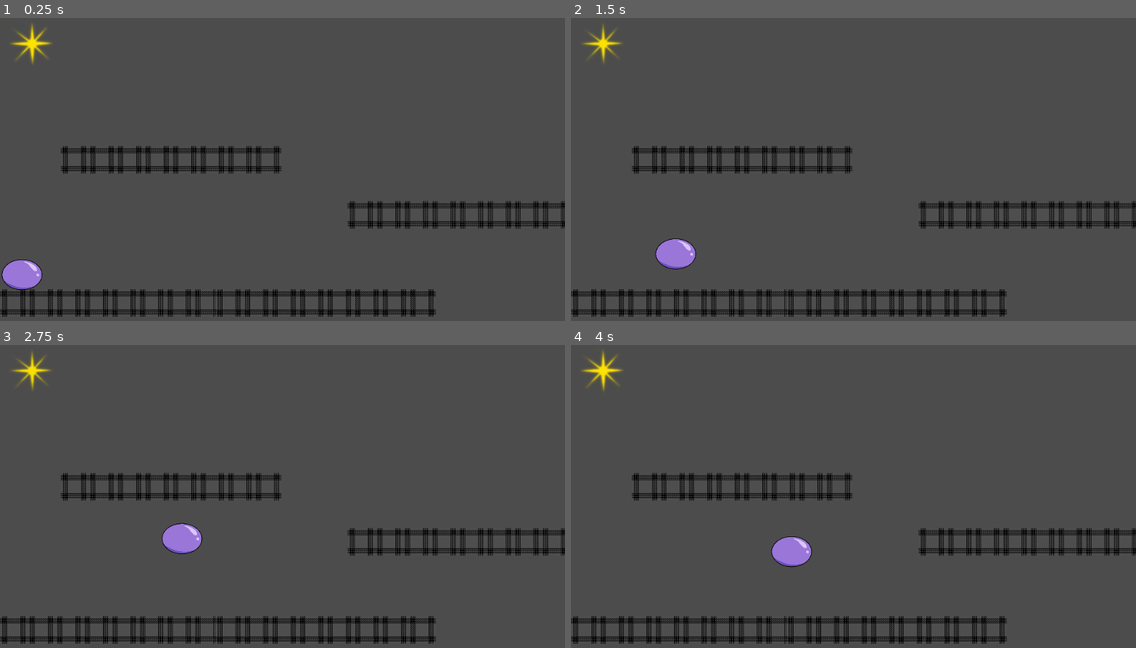
Above: before the commit, frames 1-4 (two rows, left to right).
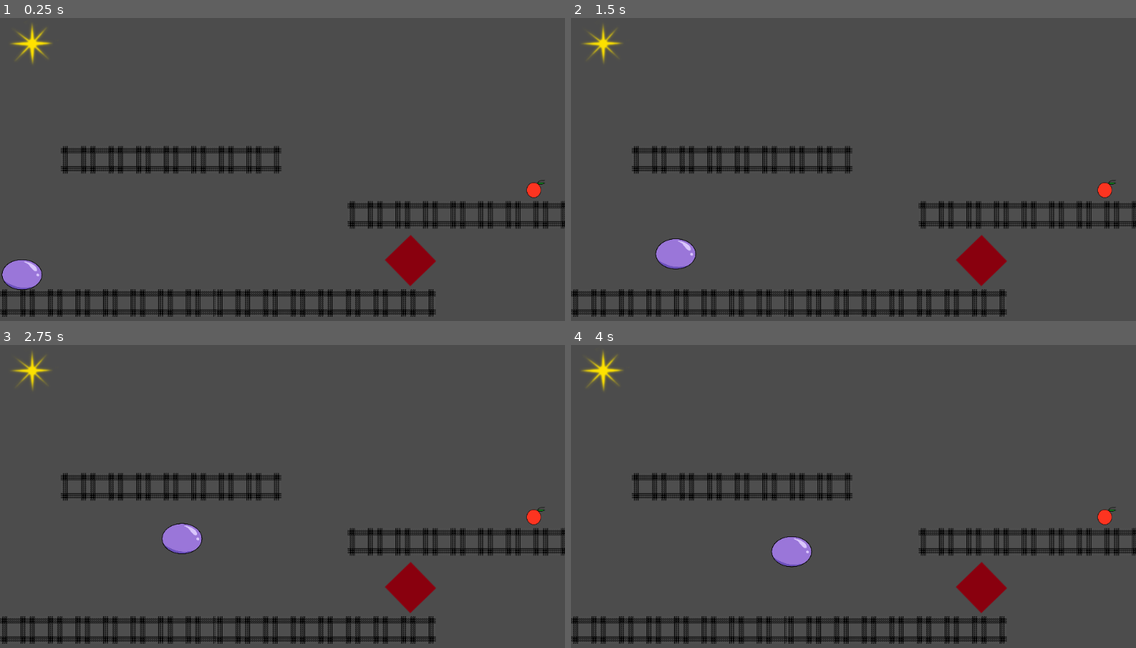
Above: after the commit, the same moments.

Repository: MarEf/SmallGameProject
Game: Godot game, scene res://Sandbox.tscn
The game is run twice, just before and just after one commit, with the same random seed, the same clock (stepped at 60 frames per second) and the same inputs. The project has no main scene, so this scene is started directly.
Inputs:
- Up to frame 1 (0.25 s): no input
- Up to frame 2 (1.5 s): hold D (move_right) 0.53-1.28 s; hold Space (jump) 0.53-1.28 s; hold S (move_down) from 1.28 s (still down); tap Space (jump) at 1.35 s
- Up to frame 3 (2.75 s): tap Space (jump) at 1.52, 1.82 s; release S (move_down) at 2.03 s; hold D (move_right) from 2.03 s (still down); hold Space (jump) from 2.03 s (still down)
- Up to frame 4 (4 s): release Space (jump) at 2.78 s; tap Space (jump) at 2.85, 3.02, 3.32 s; release D (move_right) at 3.53 s; hold A (move_left) from 3.53 s (still down); hold Space (jump) from 3.53 s (still down)

The runs differ from the first frame. In frame 1, 0.9% of the frame differs, in the area x 68-97%, y 53-89%; in frame 2, 0.9%; in frame 3, 0.9%; in frame 4, 0.9%.

Commit message:
Slime can now shink on damage and grow when eating

Diff:
--- /dev/null
+++ b/Little Slime/Area2D.gd
@@ -0,0 +1,19 @@
+extends Area2D
+# Declare member variables here. Examples:
+# var a = 2
+# var b = "text"
+onready var global = get_node("/root/global")
+# Called when the node enters the scene tree for the first time.
+func _ready():
+	pass # Replace with function body.
+
+# Called every frame. 'delta' is the elapsed time since the previous frame.
+#func _process(delta):
+#	pass
+
+
+func _on_Area2D_body_entered(body):
+	if global.lives>0:
+		global.lives -=1
+	else:
+		print("GAME OVER")
--- /dev/null
+++ b/Little Slime/CollisionPolygon2D.gd
@@ -0,0 +1,13 @@
+extends CollisionPolygon2D
+
+# Declare member variables here. Examples:
+# var a = 2
+# var b = "text"
+
+# Called when the node enters the scene tree for the first time.
+func _ready():
+	pass # Replace with function body.
+
+# Called every frame. 'delta' is the elapsed time since the previous frame.
+#func _process(delta):
+#	pass
--- a/Little Slime/Player.gd
+++ b/Little Slime/Player.gd
@@ -1,11 +1,13 @@
 extends KinematicBody2D
 
+onready var global = get_node("/root/global")
 # Declare member variables here. Examples:
 const GRAVITY = 200
 
-var size = 1
-var speed = 200/size
-var jump_height = 150/size
+var sizes = [0.15, 0.3, 0.5, 0.75, 1]
+var size = 3
+var speed = 600/size
+var jump_height = 450/size
 var screen_size
 var jumping = false
 
@@ -40,12 +42,19 @@
 	else:
 		jumping = false
 
+func check_damage():
+	if (global.lives>-1)and(global.lives<5):
+		if global.lives>size:
+			heal()
+		if global.lives<size:
+			damage()
+
 func _physics_process(delta):
 	velocity.x = 0
 	var motion = velocity * delta
 	get_input()
 	check_collisions(motion, delta)
-
+	check_damage()
 	#TO BE EDITED
 	position += velocity * delta
 	position.x = clamp(position.x, 0, screen_size.x)
@@ -54,3 +63,18 @@
 func jump():
 	if jumping == false:
 		velocity.y = -jump_height
+
+func damage():
+	velocity.bounce(-velocity)
+	if size>0:
+		size -=1
+		self.scale = Vector2(sizes[size],sizes[size])
+	else:
+		pass
+
+func heal():
+	if size<5:
+		size +=1
+		self.scale = Vector2(sizes[size],sizes[size])
+	else:
+		pass
--- a/Little Slime/Sandbox.tscn
+++ b/Little Slime/Sandbox.tscn
@@ -1,8 +1,10 @@
-[gd_scene load_steps=4 format=2]
+[gd_scene load_steps=6 format=2]
 
 [ext_resource path="res://TempPlatform1.tscn" type="PackedScene" id=1]
 [ext_resource path="res://Player.tscn" type="PackedScene" id=2]
 [ext_resource path="res://TempGoal.tscn" type="PackedScene" id=3]
+[ext_resource path="res://TempDamage.tscn" type="PackedScene" id=4]
+[ext_resource path="res://TempHealPoint.tscn" type="PackedScene" id=5]
 
 [node name="Sandbox" type="Node2D"]
 
@@ -24,3 +26,10 @@
 
 [node name="TempGoal" parent="." instance=ExtResource( 3 )]
 position = Vector2( 60, 50 )
+
+[node name="TempDamage" parent="." instance=ExtResource( 4 )]
+position = Vector2( 744.981, 441.019 )
+
+[node name="TempHealPoint" parent="." instance=ExtResource( 5 )]
+position = Vector2( 963.501, 315.636 )
+scale = Vector2( 0.4, 0.4 )
--- /dev/null
+++ b/Little Slime/TempDamage.gd
@@ -0,0 +1,13 @@
+extends StaticBody2D
+
+# Declare member variables here. Examples:
+# var a = 2
+# var b = "text"
+
+# Called when the node enters the scene tree for the first time.
+func _ready():
+	pass
+
+# Called every frame. 'delta' is the elapsed time since the previous frame.
+#func _process(delta):
+#	pass
--- /dev/null
+++ b/Little Slime/TempDamage.tscn
@@ -0,0 +1,24 @@
+[gd_scene load_steps=4 format=2]
+
+[ext_resource path="res://assets/Temp Damage.png" type="Texture" id=1]
+[ext_resource path="res://Area2D.gd" type="Script" id=2]
+
+[sub_resource type="CircleShape2D" id=1]
+radius = 47.155
+
+[node name="TempDamage" type="StaticBody2D"]
+
+[node name="CollisionPolygon2D" type="CollisionPolygon2D" parent="."]
+polygon = PoolVector2Array( -48.0744, 1.02801, -1.65379, 47.7967, 44.4371, 3.28736, -0.75005, -44.611 )
+
+[node name="Temp Damage" type="Sprite" parent="CollisionPolygon2D"]
+position = Vector2( 0.16309, -0.159096 )
+texture = ExtResource( 1 )
+
+[node name="Area2D" type="Area2D" parent="."]
+script = ExtResource( 2 )
+
+[node name="CollisionShape2D" type="CollisionShape2D" parent="Area2D"]
+position = Vector2( -1.42696, 1.66479 )
+shape = SubResource( 1 )
+[connection signal="body_entered" from="Area2D" to="Area2D" method="_on_Area2D_body_entered"]
--- a/Little Slime/TempGoal.gd
+++ b/Little Slime/TempGoal.gd
@@ -4,8 +4,8 @@
 func _ready():
 	pass
 
-func _process(delta):
-	pass
+#func _process(delta):
+#	pass
 
 
 func _on_TempGoal_body_entered(body):
--- /dev/null
+++ b/Little Slime/TempHealPoint.gd
@@ -0,0 +1,19 @@
+extends Area2D
+# Declare member variables here. Examples:
+# var a = 2
+# var b = "text"
+onready var global = get_node("/root/global")
+# Called when the node enters the scene tree for the first time.
+func _ready():
+	pass # Replace with function body.
+
+# Called every frame. 'delta' is the elapsed time since the previous frame.
+#func _process(delta):
+#	pass
+
+
+func _on_TempHealPoint_body_entered(body):
+	if global.lives<6:
+		global.lives +=1
+	else:
+		print("Already at max HP")
--- /dev/null
+++ b/Little Slime/TempHealPoint.tscn
@@ -0,0 +1,19 @@
+[gd_scene load_steps=4 format=2]
+
+[ext_resource path="res://TempHealPoint.gd" type="Script" id=1]
+[ext_resource path="res://assets/Fruit temp.png" type="Texture" id=2]
+
+[sub_resource type="CircleShape2D" id=1]
+radius = 33.9057
+
+[node name="TempHealPoint" type="Area2D"]
+script = ExtResource( 1 )
+
+[node name="CollisionShape2D" type="CollisionShape2D" parent="."]
+position = Vector2( 9.76341, -2.00275 )
+shape = SubResource( 1 )
+
+[node name="Fruit temp" type="Sprite" parent="."]
+position = Vector2( 15.2404, -5.69109 )
+texture = ExtResource( 2 )
+[connection signal="body_entered" from="." to="." method="_on_TempHealPoint_body_entered"]
--- /dev/null
+++ b/Little Slime/global.gd
@@ -0,0 +1,3 @@
+extends Node
+
+var lives = 3
--- a/Little Slime/project.godot
+++ b/Little Slime/project.godot
@@ -17,6 +17,10 @@
 
 config/name="Little Slime"
 config/icon="res://icon.png"
+
+[autoload]
+
+global="*res://global.gd"
 
 [input]
 
Not shown: 2 places in Little Slime/Player.tscn that only renumber resources
Binary file added: Little Slime/assets/Fruit temp.png
Not shown, added: Little Slime/assets/Fruit temp.png.import
Binary file added: Little Slime/assets/Temp Damage.png
Not shown, added: Little Slime/assets/Temp Damage.png.import
